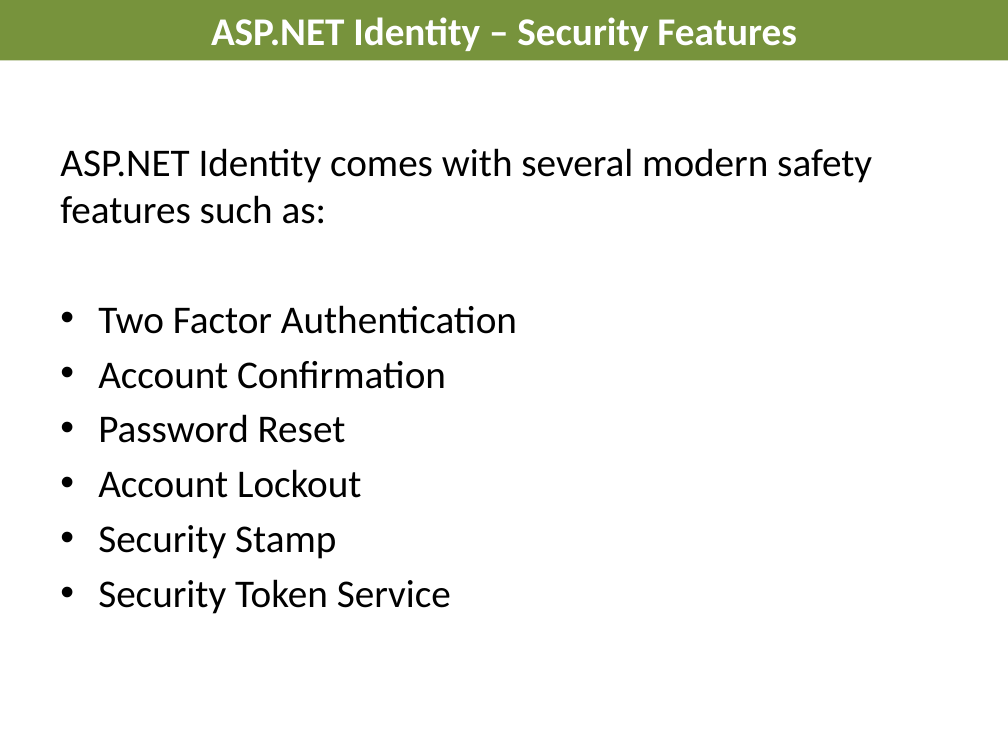
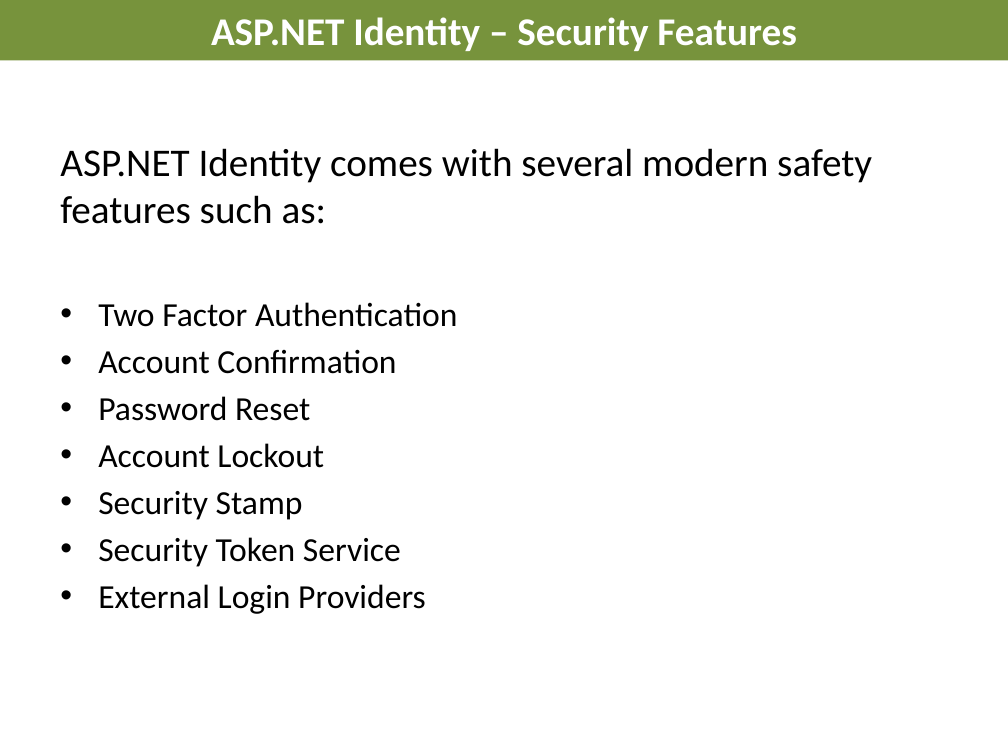
Before and after one commit to AndreasElffors/ProjectIdentity, a slide deck: slide 2 of Documents/Slides/Identity-SecurityFeatures.pptx. Drawn at 1008x756 pixels with LibreOffice and Linux fonts; fonts in the diff are those of the drawing; background and template pictures are left out. Boxes give left, top, right and bottom in pixels: in the first picture for what was removed or moved away, otherwise in the second. Text is boxed around its words. In the diff, an @@ line names an element or a change of style, - is before the commit and + after.

```diff
--- a/Documents/Slides/Identity-SecurityFeatures.pptx
+++ b/Documents/Slides/Identity-SecurityFeatures.pptx
@@ text at (98,302,458,567): size 28 to 24 pt in "Two Factor Authentication", "Account Confirmation", "Password Reset", "Account Lockout" and 2 more places @@
@@ text at (98,584,426,614): paragraph added @@
+• External Login Providers
```
Also in this commit, not shown: 5 slides added, 2 other files.
